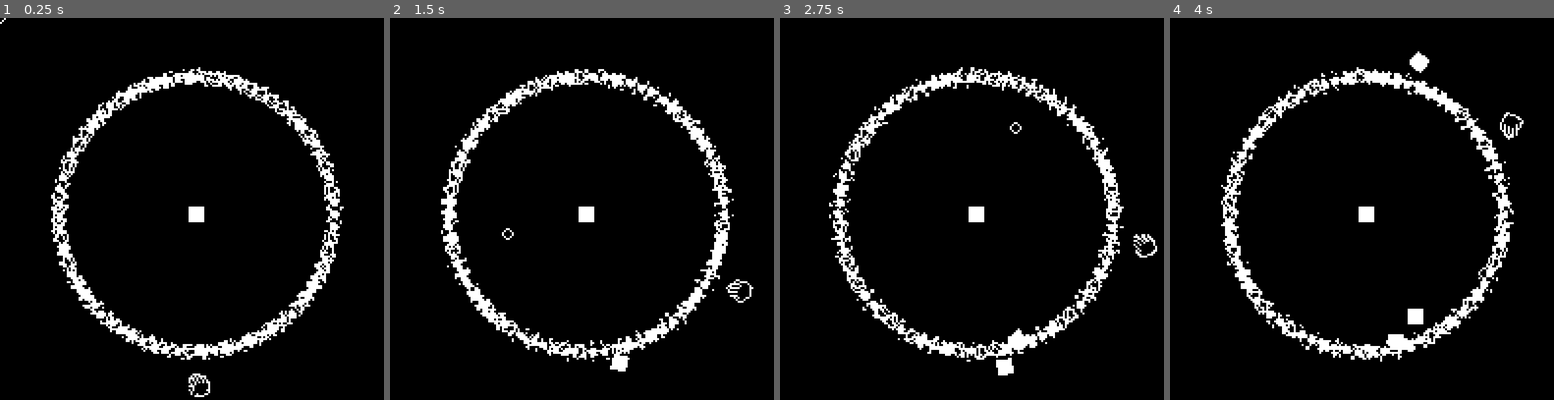
Above: before the commit, frames 1-4 (left to right).
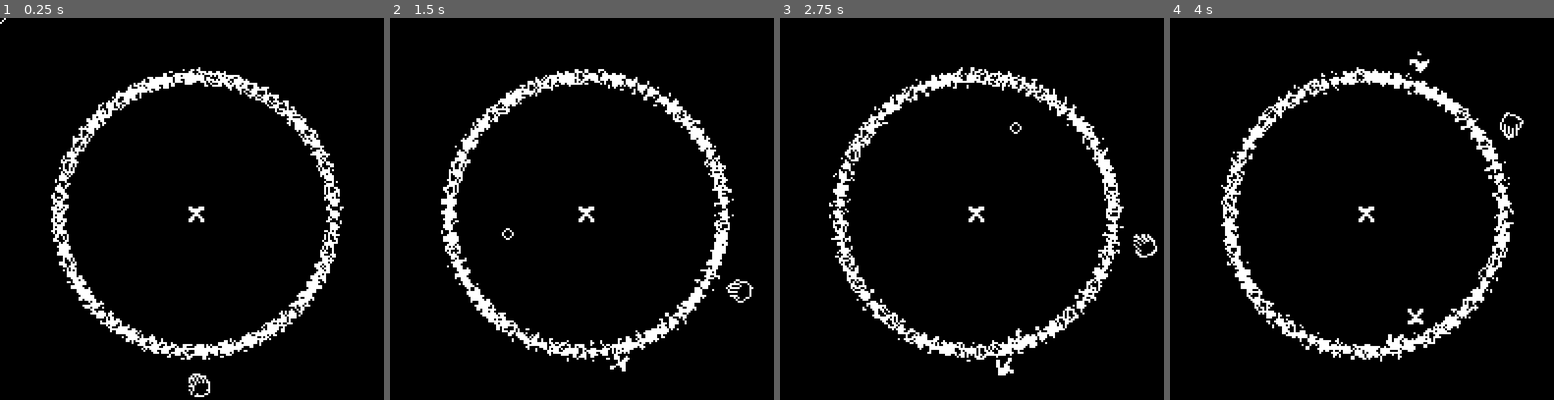
Above: after the commit, the same moments.

Repository: leogeier/amalgamage
Game: Godot game, scene res://scenes/Arena/Arena.tscn
Same seed, same stepped clock (60 frames per second), same inputs: the game is played once before the commit and once after it.
Inputs (mouse positions are in pixels of both pictures, inside the frame that each line leads up to):
- Up to frame 1 (0.25 s): no input
- Up to frame 2 (1.5 s): move the mouse to (674, 193) at 0.52 s; hold Right (ui_right) 0.53-1.28 s; tap Space (shoot) at 0.6, 1.35 s; move the mouse to (509, 235) at 1.27 s; hold Left (ui_left) from 1.28 s (still down)
- Up to frame 3 (2.75 s): move the mouse to (1014, 128) at 2.02 s; release Left (ui_left) at 2.03 s; hold Right (ui_right) from 2.03 s (still down); tap Space (shoot) at 2.1 s
- Up to frame 4 (4 s): move the mouse to (1346, 293) at 2.77 s; tap Space (shoot) at 2.85, 3.6 s; move the mouse to (1484, 273) at 3.52 s; release Right (ui_right) at 3.53 s; hold Left (ui_left) from 3.53 s (still down)

The runs differ from the first frame. In frame 1, less than 0.1% of the frame differs, in the area x 49-54%, y 49-54%; in frame 2, 0.1%; in frame 3, 0.2%; in frame 4, 0.3%, in the area x 49-68%, y 9-87%.

Commit message:
amalgan sprites

Diff:
--- a/ld-46/scenes/Amalgam/Amalgam.gd
+++ b/ld-46/scenes/Amalgam/Amalgam.gd
@@ -24,10 +24,10 @@
 const block_weight = 1
 
 
-func add_block_global(type, world_pos):
-	add_block_local(type, $CollisionPolygon2D.to_local(world_pos))
+func add_block_global(type, world_pos, sprite_idx):
+	return add_block_local(type, $CollisionPolygon2D.to_local(world_pos), sprite_idx)
 
-func add_block_local(type, local_pos, correct_pos=true):
+func add_block_local(type, local_pos, sprite_idx, correct_pos=true):
 	var grid_pos = local_to_grid(local_pos)
 	if block_grid.has(grid_pos):
 		print("Warning: Attempted to add block to filled cell. local_pos: ", local_pos, ", grid_pos: ", grid_pos)
@@ -40,6 +40,8 @@
 	var new_block_sprite = block_sprite.instance()
 	var centered_local_pos = grid_to_local(grid_pos)
 	new_block_sprite.position = centered_local_pos
+	new_block_sprite.rotation = PI / 2.0 * (randi() % 4)
+	new_block_sprite.sprite_idx = sprite_idx
 	#new_block_sprite.hide()
 	$Sprites.add_child(new_block_sprite)
 
@@ -130,20 +132,20 @@
 
 func handle_block_collision(_amalgam, block):
 	var block_pos = block.position
-	add_block_global(block.type, block_pos)
+	var success = add_block_global(block.type, block_pos, block.get_sprite_idx())
 	block.schedule_removal()
 
 	var impulse_offset = to_local(block.to_global(block_pos))
 	# TODO better impulse calc
 	$AttachSound.play()
-	var success = apply_impulse(impulse_offset, block.direction * 10)
+	apply_impulse(impulse_offset, block.direction * 10)
 	if success:
 		Score.score += 1
 
 func _ready():
 	mass = 0.00001
 	inertia = 1000
-	add_block_local("center", Vector2(0,0), false)
+	add_block_local("center", Vector2(0,0), randi() % 6, false)
 	var border_group = get_tree().get_nodes_in_group("border")
 	if !border_group.empty():
 		border = border_group[0]
--- a/ld-46/scenes/Block/Block.gd
+++ b/ld-46/scenes/Block/Block.gd
@@ -9,6 +9,9 @@
 
 const max_rot_speed = .05
 
+
+func get_sprite_idx():
+	return $BlockSprite.sprite_idx
 
 func schedule_removal():
 	remove = true
--- /dev/null
+++ b/ld-46/scenes/BlockSprite/BlockSprite.gd
@@ -0,0 +1,18 @@
+extends Sprite
+
+
+var sprite_idx
+
+const textures = [ \
+	preload("res://scenes/BlockSprite/block1.png"), \
+	preload("res://scenes/BlockSprite/block2.png"), \
+	preload("res://scenes/BlockSprite/block3.png"), \
+	preload("res://scenes/BlockSprite/block4.png"), \
+	preload("res://scenes/BlockSprite/block5.png"), \
+	preload("res://scenes/BlockSprite/block6.png") ]
+
+
+func _ready():
+	if sprite_idx == null:
+		sprite_idx = randi() % 6
+	texture = textures[sprite_idx]
--- a/ld-46/scenes/BlockSprite/BlockSprite.tscn
+++ b/ld-46/scenes/BlockSprite/BlockSprite.tscn
@@ -1,6 +1,6 @@
 [gd_scene load_steps=2 format=2]
 
-[ext_resource path="res://scenes/BlockSprite/block.png" type="Texture" id=1]
+[ext_resource path="res://scenes/BlockSprite/BlockSprite.gd" type="Script" id=2]
 
 [node name="BlockSprite" type="Sprite"]
-texture = ExtResource( 1 )
+script = ExtResource( 2 )
Binary file removed: ld-46/scenes/BlockSprite/block.png
Binary file added: ld-46/scenes/BlockSprite/block1.png
Not shown, added: ld-46/scenes/BlockSprite/block1.png.import
Binary file added: ld-46/scenes/BlockSprite/block2.png
Not shown, added: ld-46/scenes/BlockSprite/block2.png.import
Binary file added: ld-46/scenes/BlockSprite/block3.png
Not shown, added: ld-46/scenes/BlockSprite/block3.png.import
Binary file added: ld-46/scenes/BlockSprite/block4.png
Not shown, added: ld-46/scenes/BlockSprite/block4.png.import
Binary file added: ld-46/scenes/BlockSprite/block5.png
Not shown, added: ld-46/scenes/BlockSprite/block5.png.import
Binary file added: ld-46/scenes/BlockSprite/block6.png
(and 2 more such lines)
